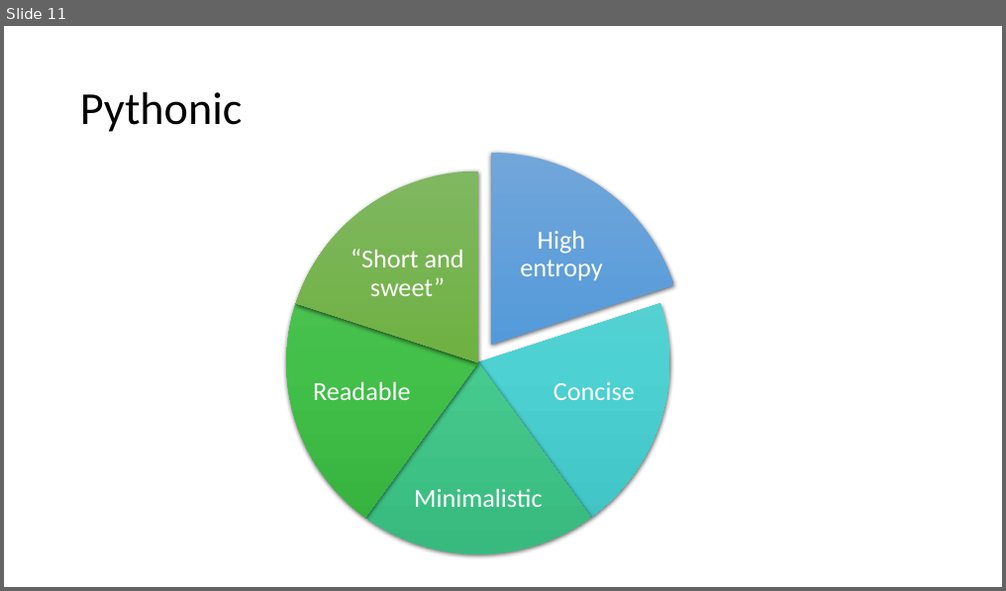
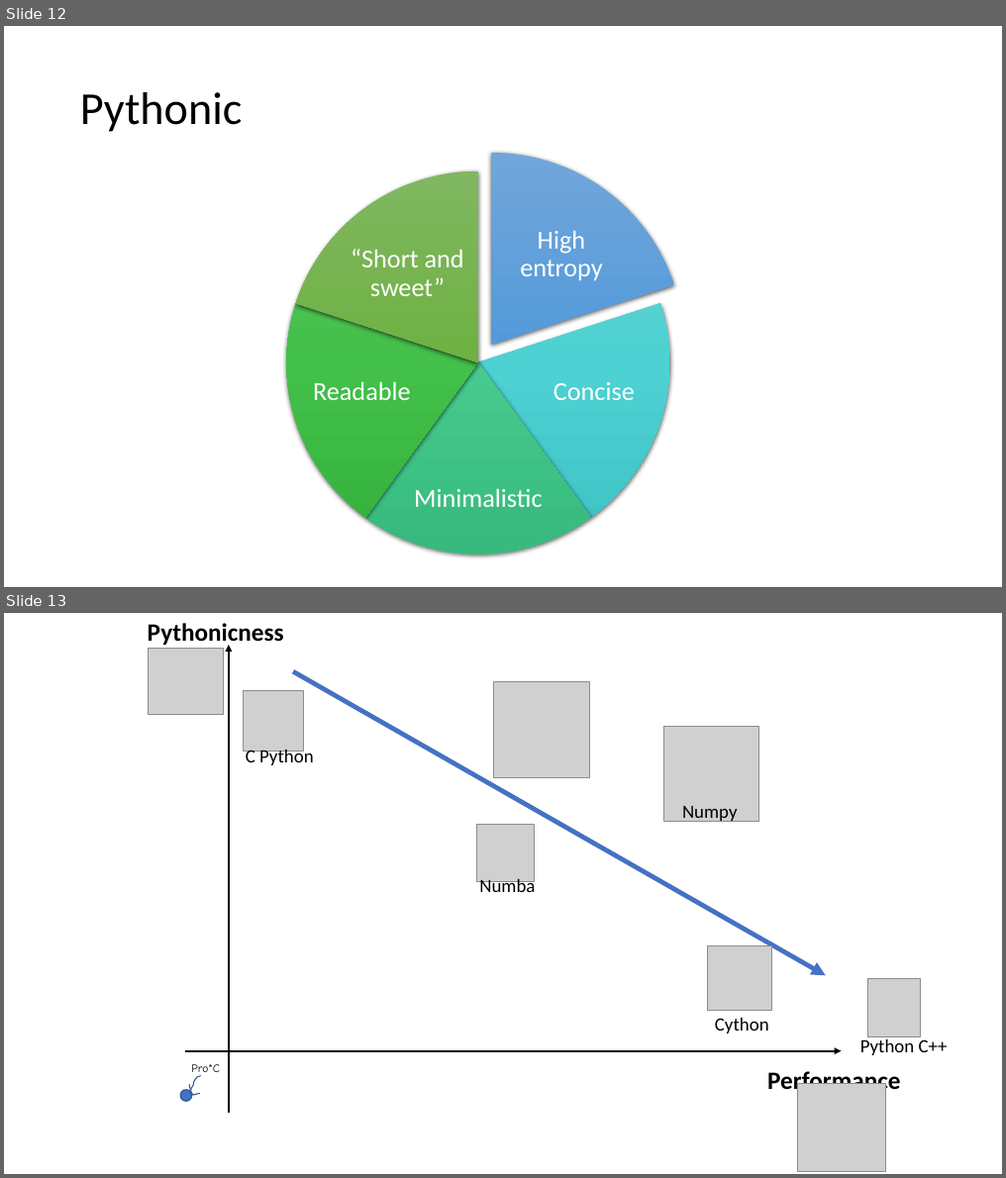
Before and after one commit to Vyz333/Performance-Python, a slide deck: High-Performance Python.pptx. Shown one above the other, each under a label of ours: slide 11 before the commit, slides 12 and 13 after it. The pictures are 1006x591 and 1006x1178 pixels, drawn with LibreOffice and Linux fonts; fonts in the diff are those of the drawing; grey boxes stand for pictures. Boxes give left, top, right and bottom in pixels: in the first picture for what was removed or moved away, otherwise in the second. Text is boxed around its words. In the diff, an @@ line names an element or a change of style, - is before the commit and + after.

Commit message:
updated ppt

```diff
--- a/High-Performance Python.pptx
+++ b/High-Performance Python.pptx
@@ slide 13 added at [4, 613, 1002, 1174], background #FFFFFF @@
@@ text added at [148, 623, 284, 648], 24 pt, text #000000, bold @@
+Pythonicness
@@ picture added at [148, 649, 223, 715] @@
@@ arrow added from (229, 1113) to (229, 645), #000000 2.25 pt @@
@@ arrow added from (293, 671) to (826, 976), #4472C4 4.5 pt @@
@@ picture added at [243, 690, 303, 751] @@
@@ picture added at [494, 682, 589, 777] @@
@@ picture added at [664, 726, 759, 821] @@
@@ text added at [246, 747, 314, 765], 18 pt, text #000000 @@
+C Python
@@ text added at [682, 806, 738, 823], 18 pt, text #000000 @@
+Numpy
@@ picture added at [477, 824, 534, 881] @@
@@ text added at [479, 876, 535, 897], 18 pt, text #000000 @@
+Numba
@@ picture added at [707, 947, 772, 1011] @@
@@ picture added at [868, 978, 921, 1037] @@
@@ text added at [715, 1018, 769, 1034], 18 pt, text #000000 @@
+Cython
@@ arrow added from (185, 1052) to (842, 1052), #000000 2.25 pt @@
@@ text added at [860, 1040, 947, 1056], 18 pt, text #000000 @@
+Python C++
@@ freeform shape added at [189, 1084, 199, 1095], outline #325491 1 pt @@
@@ freeform shape added at [190, 1076, 200, 1094], outline #325491 1 pt @@
@@ text added at [191, 1064, 220, 1077], 11 pt, text #000000 @@
+Pro*C
@@ text added at [767, 1069, 900, 1096], 24 pt, text #000000, bold @@
+Performance
@@ picture added at [798, 1084, 886, 1172] @@
@@ ellipse added at [180, 1090, 192, 1101], fill #4472C4, outline #325491 1 pt @@
@@ what was slide 11 is now slide 12 @@
```
Also in this commit, not shown: 1 slide changed, 1 other slide added.
